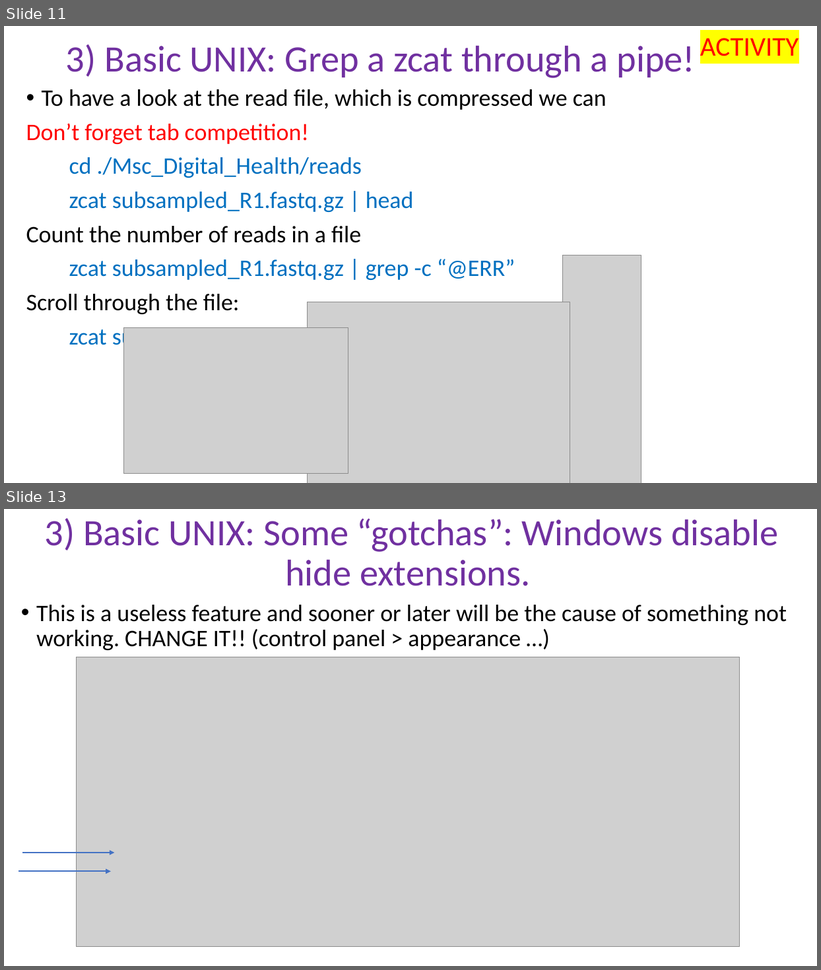
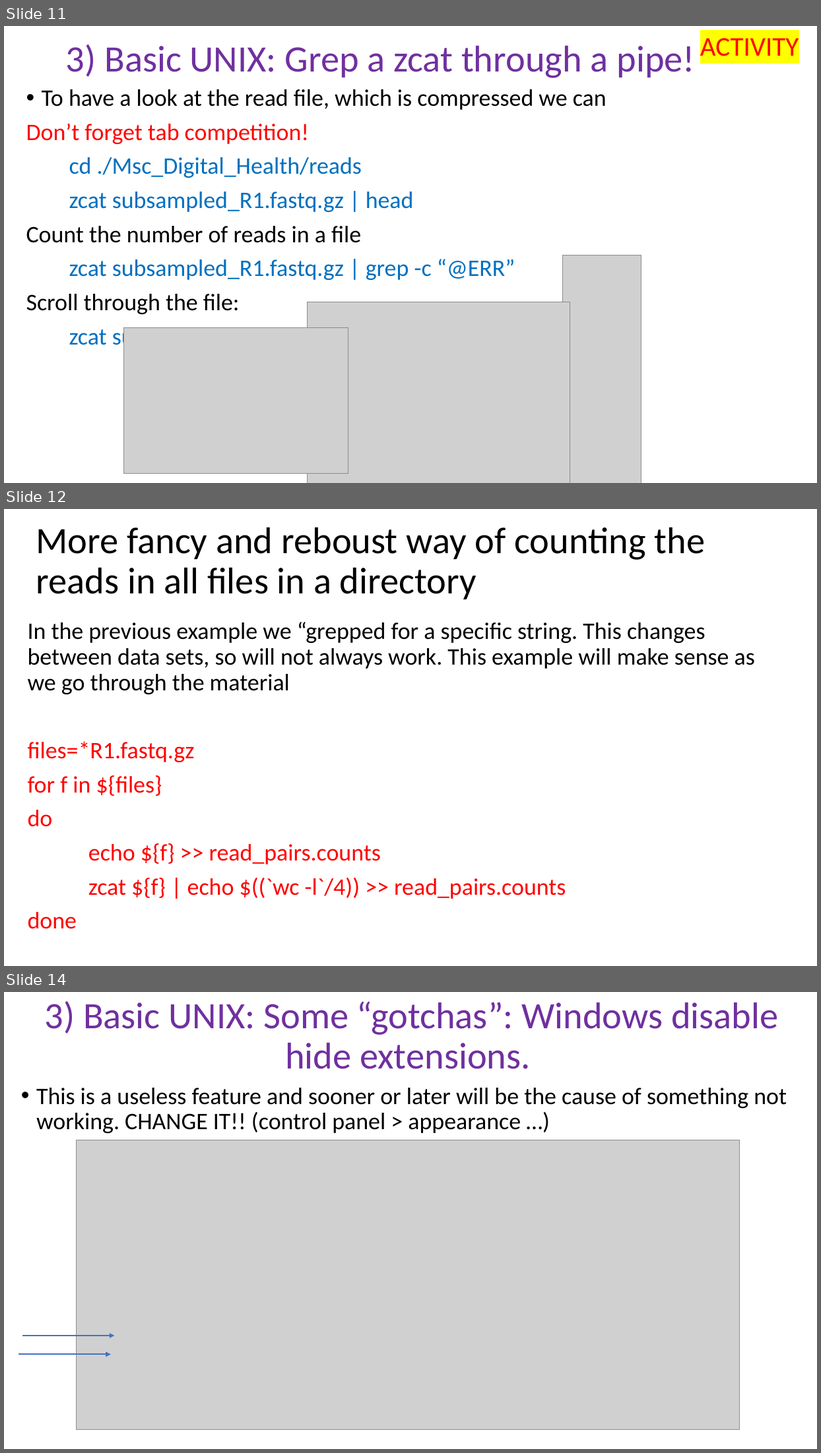
Before and after one commit to peterthorpe5/Msc_Digital_Health, a slide deck: powerpoint/3_basic_UNIX.pptx. Shown one above the other, each under a label of ours: slides 11 and 13 before the commit, slides 11, 12 and 14 after it; the slides between them are not shown. The pictures are 821x970 and 821x1453 pixels, drawn with LibreOffice and Linux fonts; fonts in the diff are those of the drawing; grey boxes stand for pictures. Boxes give left, top, right and bottom in pixels: in the first picture for what was removed or moved away, otherwise in the second. Text is boxed around its words. In the diff, an @@ line names an element or a change of style, - is before the commit and + after.

```diff
--- a/powerpoint/3_basic_UNIX.pptx
+++ b/powerpoint/3_basic_UNIX.pptx
@@ slide 12 added at bbox=[4, 509, 817, 966], background #FFFFFF @@
@@ title added at bbox=[36, 527, 706, 599], 44 pt, text #000000 @@
+More fancy and reboust way of counting the reads in all files in a directory
@@ text added at bbox=[28, 622, 755, 929], 28 pt, text #000000 @@
+In the previous example we “grepped for a specific string. This changes between data sets, so will not always work. This example will make sense as we go through the material
+files=*R1.fastq.gz
+for f in ${files}
+do
+echo ${f} >> read_pairs.counts
+zcat ${f} | echo $((`wc -l`/4)) >> read_pairs.counts
+done
@@ what was slide 13 is now slide 14 @@
```
Also in this commit, not shown: 4 slides changed, 3 other files.
